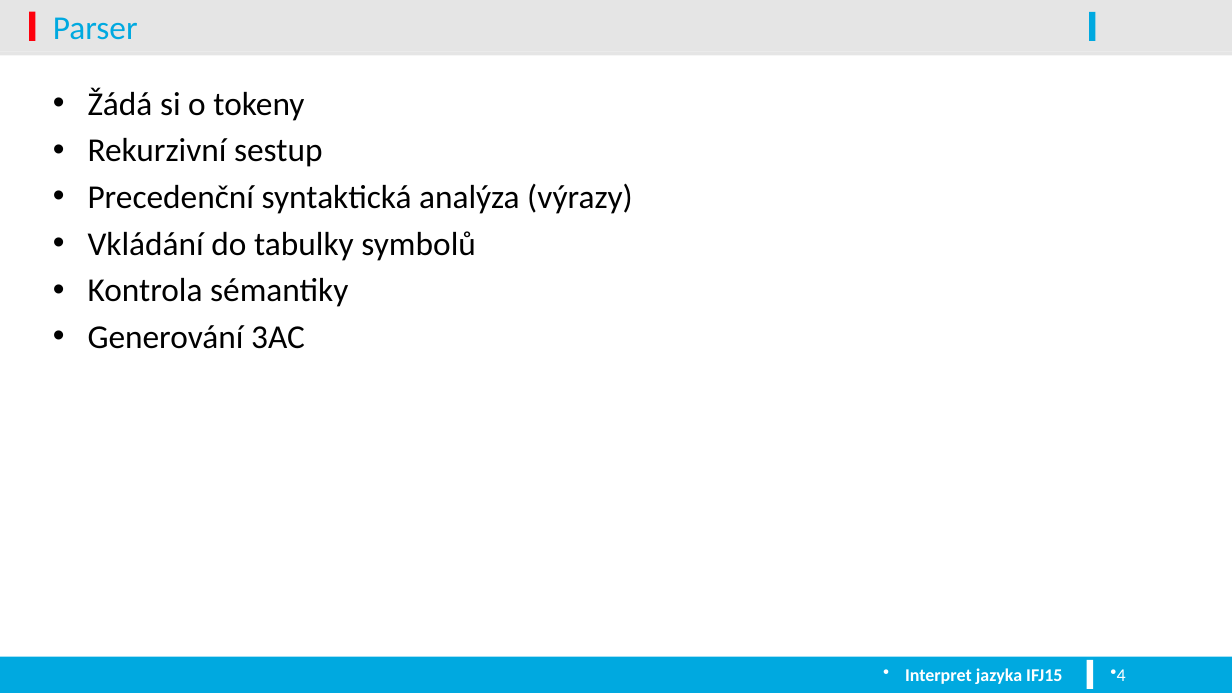
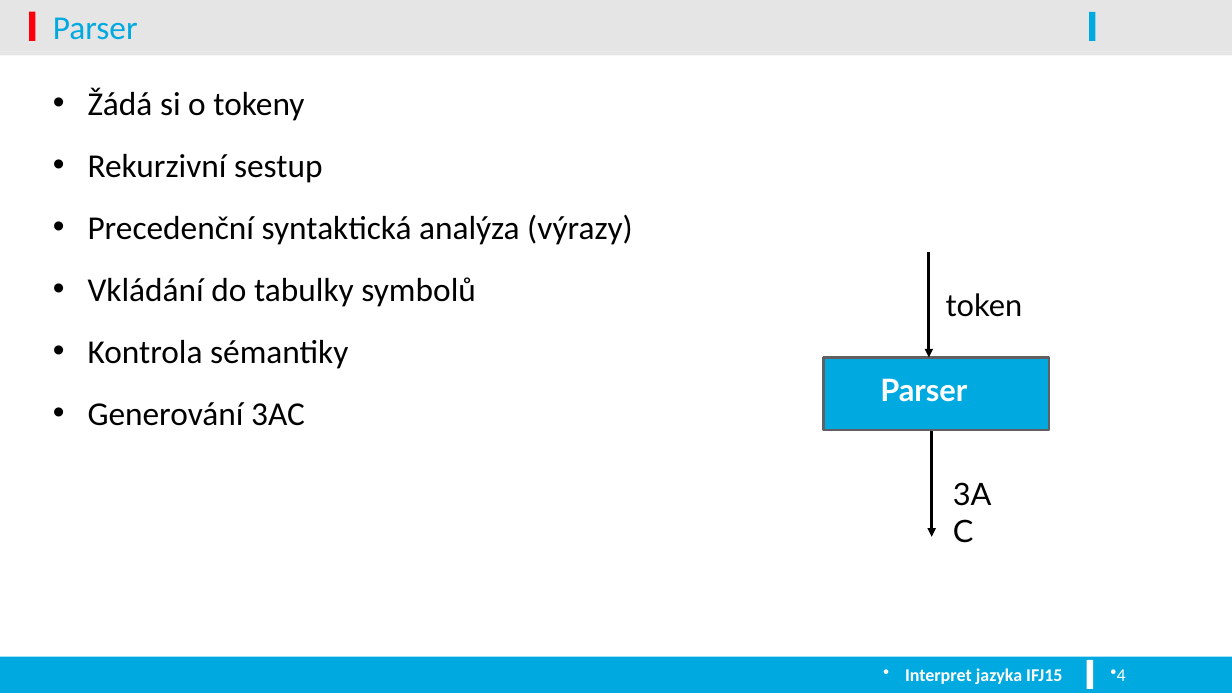
Before and after one commit to Tomso93/CompilerProject2015, a slide deck: slide 4 of IFJ15_PREZENTACE.pptx. Drawn at 1232x693 pixels with LibreOffice and Linux fonts; fonts in the diff are those of the drawing; background and template pictures are left out. Boxes give left, top, right and bottom in pixels: in the first picture for what was removed or moved away, otherwise in the second. Text is boxed around its words. In the diff, an @@ line names an element or a change of style, - is before the commit and + after.

Commit message:
UPDATE

```diff
--- a/IFJ15_PREZENTACE.pptx
+++ b/IFJ15_PREZENTACE.pptx
@@ text "Žádá si o tokeny" at box(88, 88, 633, 426): more space between paragraphs @@
@@ arrow added from (929, 252) to (929, 358), #000000 2.25 pt @@
@@ text added at box(946, 293, 1023, 317), 24 pt, text #000000 @@
+token
@@ rectangle added at box(823, 358, 1049, 431), fill #00A9E0, outline #606060 2 pt @@
@@ text added at box(880, 378, 967, 402), 24 pt, text #FFFFFF, bold @@
+Parser
@@ arrow added from (932, 432) to (932, 537), #000000 2.25 pt @@
@@ text added at box(944, 470, 1017, 517), 24 pt, text #000000 @@
+3AC
```
